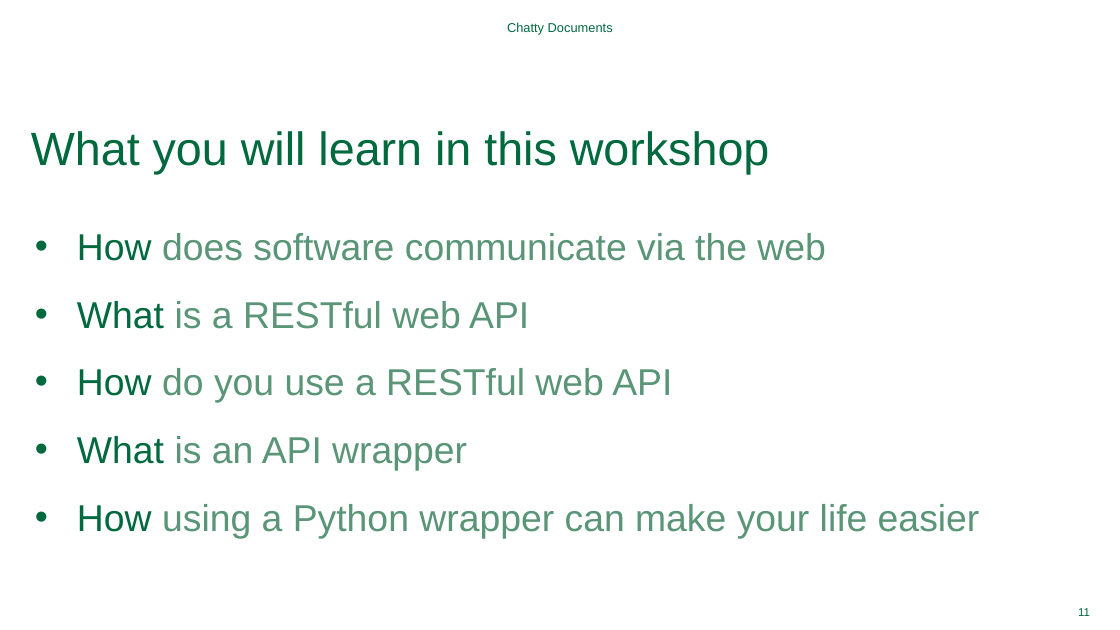
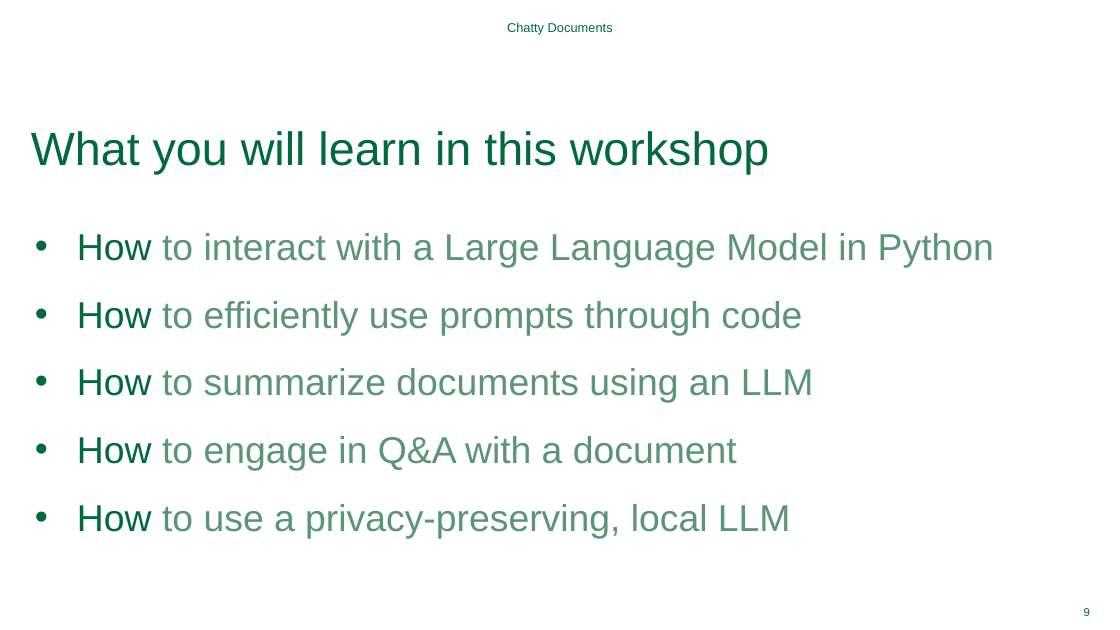
Before and after one commit to Dartmouth-Libraries/chatty-documents, a slide deck: slide 9 of ppt/chatty-documents.pptx (slide 11 before the commit). Drawn at 1120x630 pixels with LibreOffice and Linux fonts; fonts in the diff are those of the drawing; background and template pictures are left out. Boxes give left, top, right and bottom in pixels: in the first picture for what was removed or moved away, otherwise in the second. Text is boxed around its words. In the diff, an @@ line names an element or a change of style, - is before the commit and + after.

```diff
--- a/ppt/chatty-documents.pptx
+++ b/ppt/chatty-documents.pptx
@@ text at box(77, 233, 994, 539): text changed @@
-• How does software communicate via the web
-• What is a RESTful web API
-• How do you use a RESTful web API
-• What is an API wrapper
-• How using a Python wrapper can make your life easier
+• How to interact with a Large Language Model in Python
+• How to efficiently use prompts through code
+• How to summarize documents using an LLM
+• How to engage in Q&A with a document
+• How to use a privacy-preserving, local LLM
@@ page number at box(1084, 608, 1090, 616): text changed @@
-11
+9
```
Also in this commit, not shown: 5 other slides changed, 4 slides added, 4 slides removed, 2 other files.
